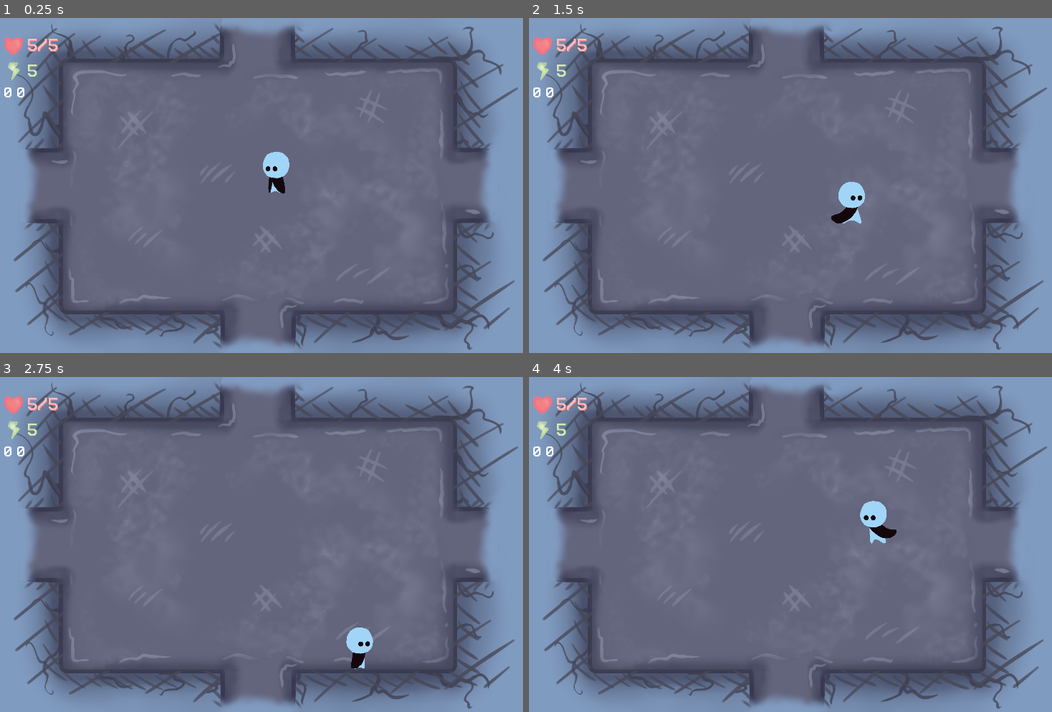
Above: before the commit, frames 1-4 (two rows, left to right).
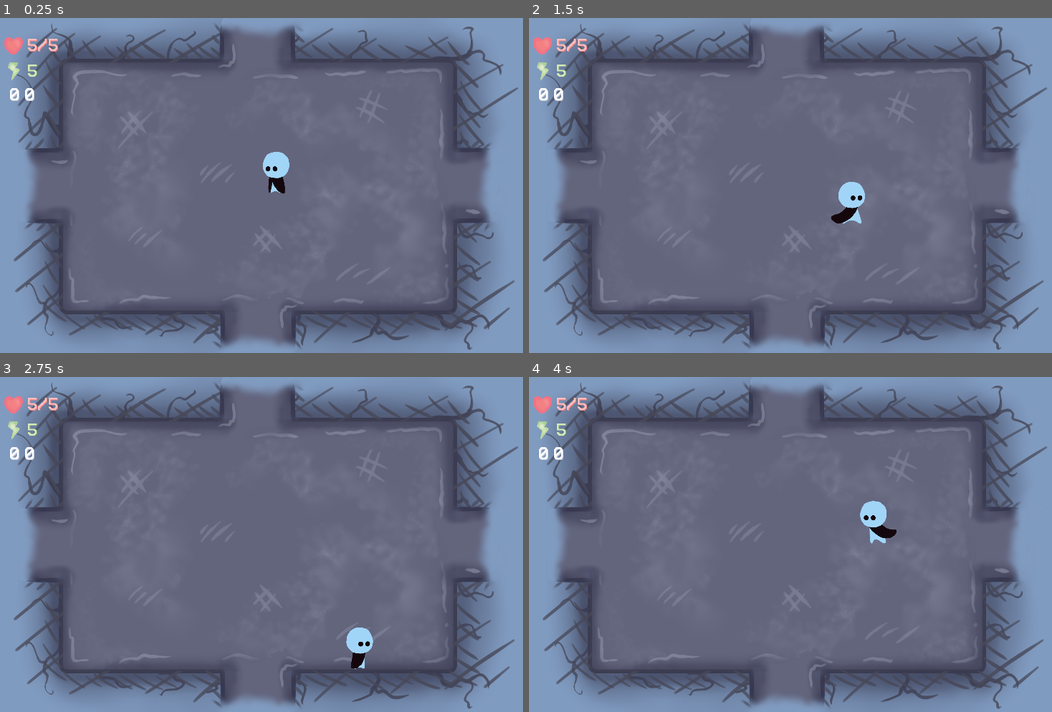
Above: after the commit, the same moments.

Repository: bucketfish/box-arena
Game: Godot game, scene res://base.tscn
The game is run twice, just before and just after one commit, with the same random seed, the same clock (stepped at 60 frames per second) and the same inputs.
Inputs:
- Up to frame 1 (0.25 s): no input
- Up to frame 2 (1.5 s): hold Right (right) 0.53-1.28 s; tap X (attack) at 0.6 s; hold Down (down) from 1.28 s (still down); tap Z (pickup) at 1.35 s
- Up to frame 3 (2.75 s): release Down (down) at 2.03 s; hold Right (right) from 2.03 s (still down); tap X (attack) at 2.1 s
- Up to frame 4 (4 s): release Right (right) at 2.78 s; hold Up (ui_up) 2.78-3.53 s; tap Z (pickup) at 2.85 s; hold Left (left) from 3.53 s (still down); tap X (attack) at 3.6 s

The runs differ from the first frame. In frame 1, 0.2% of the frame differs, in the area x 0-7%, y 20-25%; in frame 2, 0.2%; in frame 3, 0.2%; in frame 4, 0.2%.

Commit message:
minor cleanups, sprite for handheld item

Diff:
--- a/base.tscn
+++ b/base.tscn
@@ -16,6 +16,10 @@
 [ext_resource path="res://assets/gui/max health.png" type="Texture" id=14]
 [ext_resource path="res://gui/bars.gd" type="Script" id=16]
 
+[sub_resource type="DynamicFont" id=12]
+size = 28
+font_data = ExtResource( 10 )
+
 [sub_resource type="DynamicFont" id=11]
 size = 28
 font_data = ExtResource( 10 )
@@ -162,11 +166,13 @@
 [node name="gui" type="CanvasLayer" parent="."]
 
 [node name="coords" type="Label" parent="gui"]
-margin_left = 57.0
+margin_left = 67.0
 margin_top = 117.0
-margin_right = 97.0
+margin_right = 107.0
 margin_bottom = 150.0
-custom_fonts/font = ExtResource( 4 )
+custom_colors/font_color = Color( 1, 1, 1, 1 )
+custom_colors/font_color_shadow = Color( 0.752941, 0.776471, 0.847059, 1 )
+custom_fonts/font = SubResource( 12 )
 text = "0 0"
 __meta__ = {
 "_edit_use_anchors_": false
@@ -242,6 +248,7 @@
 centered = false
 
 [node name="inventory" type="Control" parent="gui"]
+visible = false
 anchor_right = 1.0
 anchor_bottom = 1.0
 script = ExtResource( 7 )
@@ -265,7 +272,7 @@
 }
 
 [node name="rowbox" type="VBoxContainer" parent="gui/inventory/scroll"]
-margin_right = 448.0
+margin_right = 460.0
 margin_bottom = 552.0
 size_flags_horizontal = 3
 size_flags_vertical = 3
--- a/player/player.gd
+++ b/player/player.gd
@@ -45,9 +45,9 @@
 
 		# horizontal flips
 		if direction.x > 0:
-			sprite.flip_h = true
+			sprite.scale.x = -abs(sprite.scale.x)
 		elif direction.x < 0:
-			sprite.flip_h = false
+			sprite.scale.x = abs(sprite.scale.x)
 
 	# if the player is not moving, slowing down & friction
 	else:
--- a/player/player.tscn
+++ b/player/player.tscn
@@ -1,7 +1,8 @@
-[gd_scene load_steps=20 format=2]
+[gd_scene load_steps=21 format=2]
 
 [ext_resource path="res://assets/player/spritesheet.png" type="Texture" id=1]
 [ext_resource path="res://player/player.gd" type="Script" id=2]
+[ext_resource path="res://assets/items/sharp flint.png" type="Texture" id=3]
 
 [sub_resource type="RectangleShape2D" id=1]
 extents = Vector2( 25, 38 )
@@ -145,6 +146,13 @@
 hframes = 3
 vframes = 3
 
+[node name="weapon" type="Sprite" parent="Sprite"]
+visible = false
+show_behind_parent = true
+position = Vector2( -170, 30 )
+scale = Vector2( 0.5, 0.5 )
+texture = ExtResource( 3 )
+
 [node name="CollisionShape2D" type="CollisionShape2D" parent="."]
 position = Vector2( 0, 2.5 )
 shape = SubResource( 1 )
Binary file changed: assets/gui/max health.png
Binary file changed: assets/items/sharp flint.png
Binary file changed: assets/items/wooden stick.png
Not shown: 1 places in base.tscn that only renumber resources
Not shown, changed: assets/gui/icons.clip
